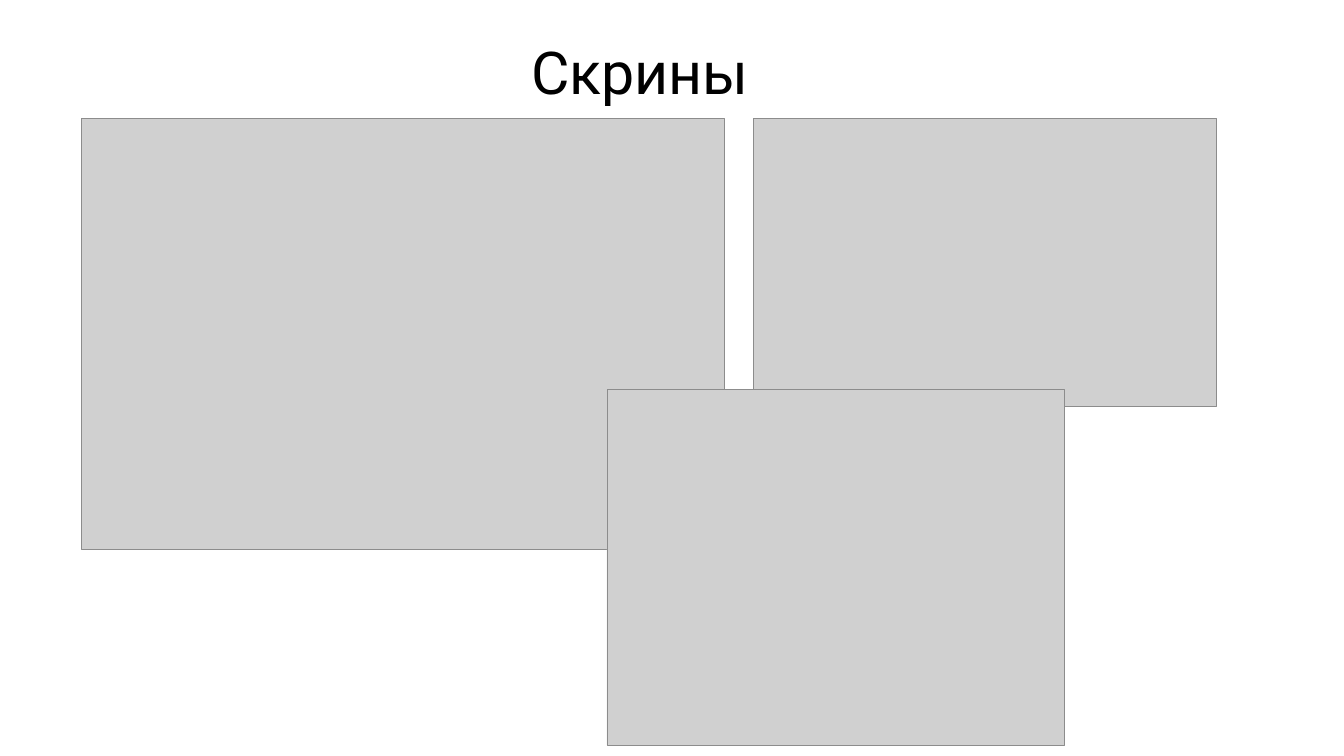
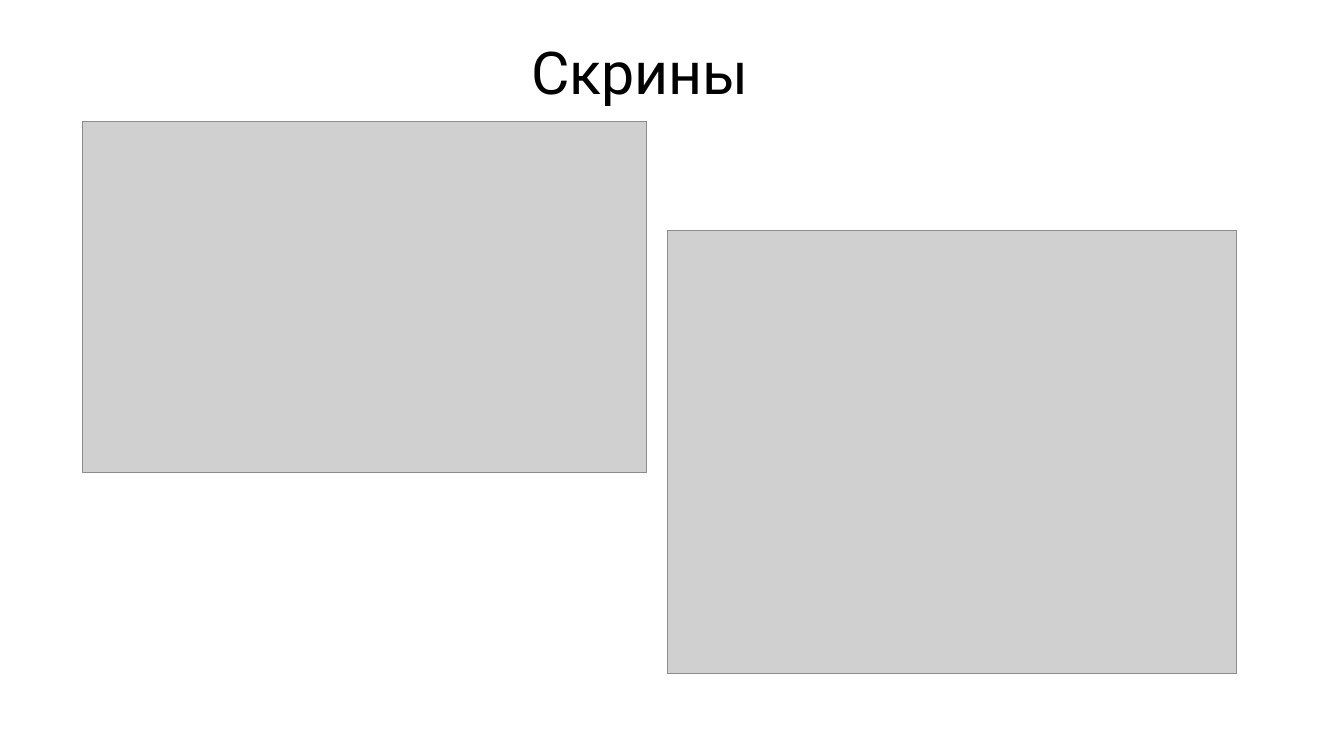
Before and after one commit to aikarimovvw/Library_System-QtProject, a slide deck: slide 6 of Documentation/SyrezLib.pptx. Drawn at 1344x756 pixels with LibreOffice and Linux fonts; fonts in the diff are those of the drawing; grey boxes stand for pictures. Boxes give left, top, right and bottom in pixels: in the first picture for what was removed or moved away, otherwise in the second. Text is boxed around its words. In the diff, an @@ line names an element or a change of style, - is before the commit and + after.

```diff
--- a/Documentation/SyrezLib.pptx
+++ b/Documentation/SyrezLib.pptx
@@ picture removed at (754, 118, 1216, 407) @@
@@ picture: place and size @@
-picture at (82, 118, 724, 549)
+picture at (83, 121, 647, 473)
@@ picture added at (667, 230, 1236, 673) @@
@@ picture removed at (607, 389, 1064, 745) @@
```
Also in this commit, not shown: 1 other slide changed, 6 slides added, 3 slides removed.
